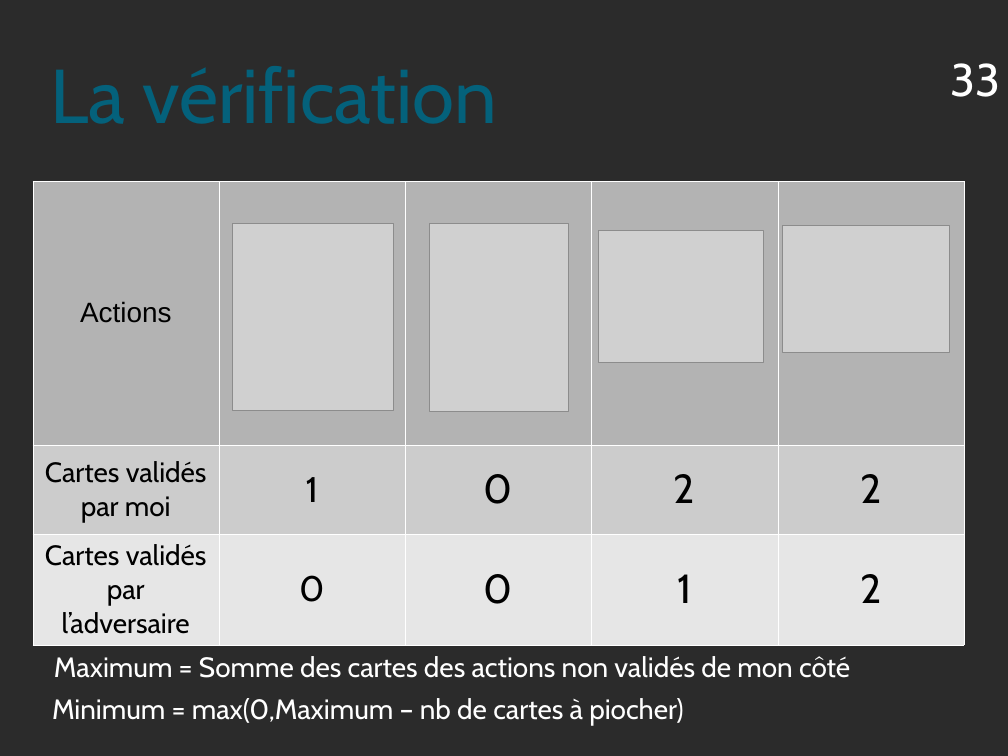
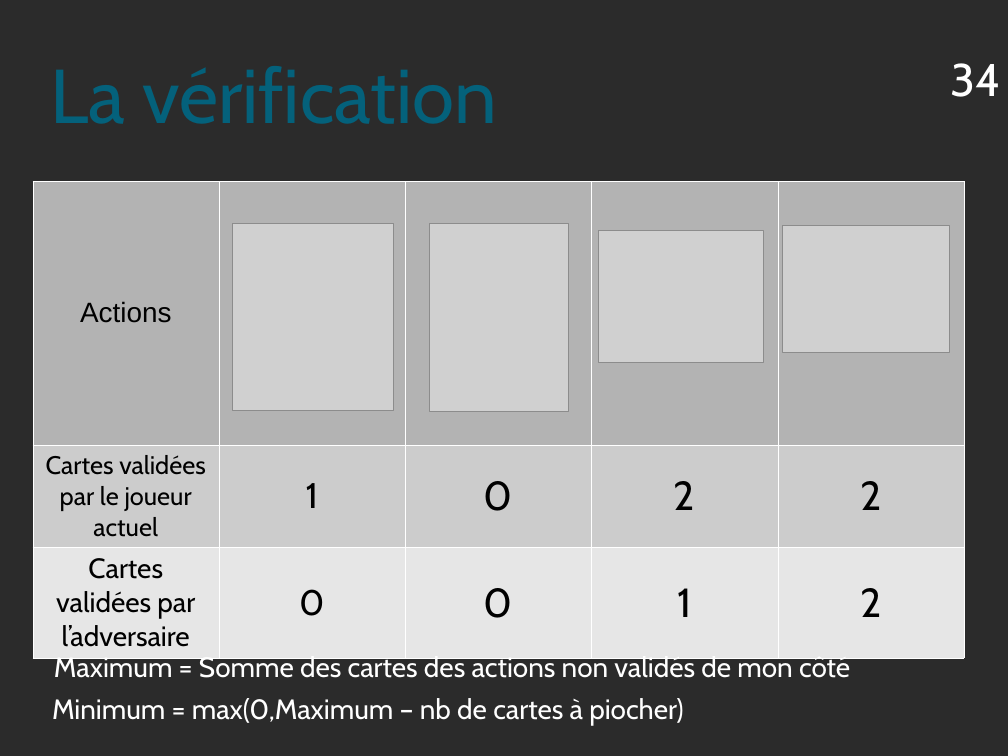
Before and after one commit to Triw-12/hanamikoji_solve, a slide deck: slide 34 of diaporama/Règles.odp (slide 33 before the commit). Drawn at 1008x756 pixels with LibreOffice and Linux fonts; fonts in the diff are those of the drawing; grey boxes stand for pictures; background and template pictures are left out; a plain dark background stands for a picture behind light text. Boxes give left, top, right and bottom in pixels: in the first picture for what was removed or moved away, otherwise in the second. Text is boxed around its words. In the diff, an @@ line names an element or a change of style, - is before the commit and + after.

```diff
--- a/diaporama/Règles.odp
+++ b/diaporama/Règles.odp
@@ page number at [950, 63, 1001, 97]: text changed @@
-33
+34
@@ table at [33, 181, 966, 651] @@
-row 2, column 1: Cartes validés par moi
+row 2, column 1: Cartes validées par le joueur actuel
-row 3, column 1: Cartes validés par l’adversaire
+row 3, column 1: Cartes validées par l’adversaire
```
Also in this commit, not shown: 5 other slides changed, 2 slides added, 1 slide removed, 8 other files.
